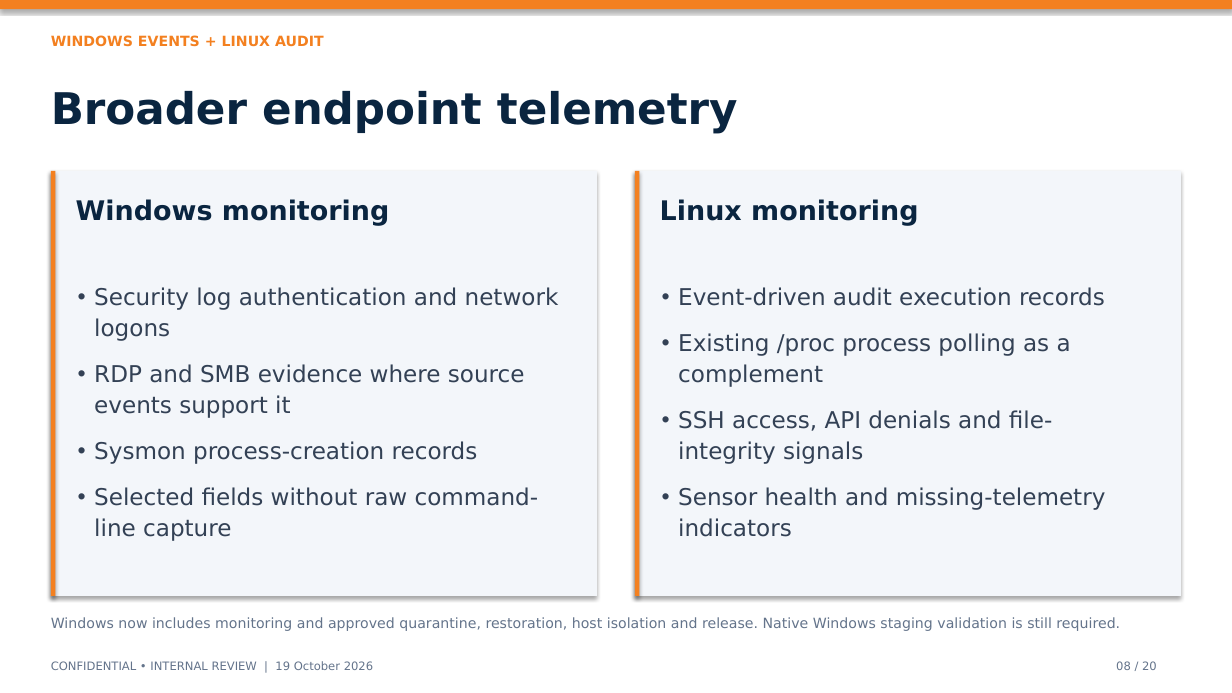
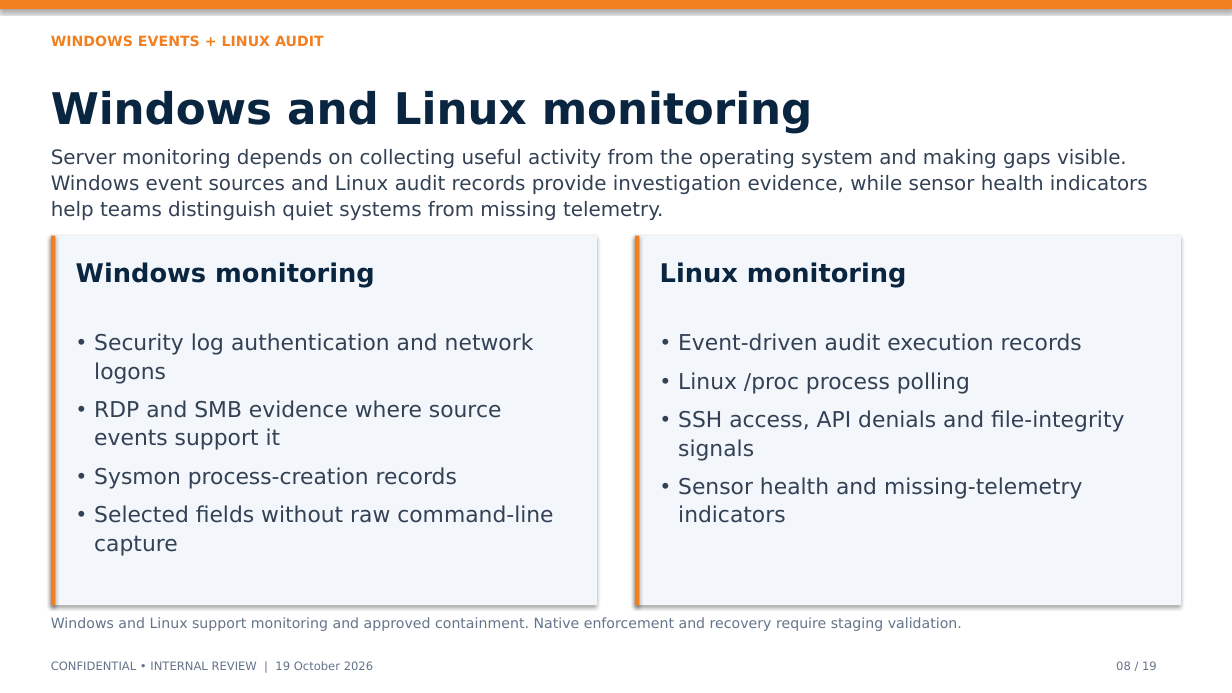
Before and after one commit to harshitrathi14/vulnsuite, a slide deck: slide 8 of VulnSuite_Executive_Deck.pptx. Drawn at 1232x693 pixels with LibreOffice and Linux fonts; fonts in the diff are those of the drawing. Boxes give left, top, right and bottom in pixels: in the first picture for what was removed or moved away, otherwise in the second. Text is boxed around its words. In the diff, an @@ line names an element or a change of style, - is before the commit and + after.

```diff
--- a/VulnSuite_Executive_Deck.pptx
+++ b/VulnSuite_Executive_Deck.pptx
@@ text at [51, 91, 813, 134]: text changed @@
-Broader endpoint telemetry
+Windows and Linux monitoring
@@ text added at [51, 149, 1148, 220], 15.5 pt, text #334155 @@
+Server monitoring depends on collecting useful activity from the operating system and making gaps visible. Windows event sources and Linux audit records provide investigation evidence, while sensor health indicators help teams distinguish quiet systems from missing telemetry.
@@ rectangle: place and size @@
-rectangle at [51, 171, 597, 596]
+rectangle at [51, 236, 597, 605]
@@ rectangle: place and size @@
-rectangle at [51, 171, 55, 596]
+rectangle at [51, 236, 55, 605]
@@ rectangle: place and size @@
-rectangle at [635, 171, 1181, 596]
+rectangle at [635, 236, 1181, 605]
@@ rectangle: place and size @@
-rectangle at [635, 171, 640, 596]
+rectangle at [635, 236, 640, 605]
@@ text "Windows monitoring": place and size @@
-text "Windows monitoring" at [76, 199, 389, 226]
+text "Windows monitoring" at [76, 262, 375, 288]
@@ text "Windows monitoring" at [76, 262, 375, 288]: size 21 to 20 pt @@
@@ text "Linux monitoring" at [660, 262, 907, 288]: size 21 to 20 pt @@
@@ text "Linux monitoring": place and size @@
-text "Linux monitoring" at [660, 199, 918, 226]
+text "Linux monitoring" at [660, 262, 907, 288]
@@ text "Security log authentication and network ...": place and size @@
-text "Security log authentication and network ..." at [94, 287, 559, 541]
+text "Security log authentication and network ..." at [94, 333, 553, 556]
@@ text "Security log authentication and network ..." at [94, 333, 553, 556]: size 18 to 17 pt; line spacing 24pt to 22pt; less space between paragraphs @@
@@ text "Event-driven audit execution records": place and size @@
-text "Event-driven audit execution records" at [678, 287, 1106, 537]
+text "Event-driven audit execution records" at [678, 333, 1124, 523]
@@ text at [678, 333, 1071, 387]: text changed; size 18 to 17 pt @@
-• Existing /proc process polling as a complement
+• Linux /proc process polling
@@ text at [678, 333, 1124, 523]: size 18 to 17 pt in "Event-driven audit execution records", "SSH access, API denials and file-integrity signals", "Sensor health and missing-telemetry indicators"; line spacing 24pt to 22pt; less space between paragraphs @@
@@ text at [51, 617, 962, 631]: text changed @@
-Windows now includes monitoring and approved quarantine, restoration, host isolation and release. Native Windows staging validation is still required.
+Windows and Linux support monitoring and approved containment. Native enforcement and recovery require staging validation.
@@ text at [1116, 661, 1157, 670]: text changed @@
-08 / 20
+08 / 19
```
Also in this commit, not shown: 16 other slides changed, 2 slides added, 3 slides removed, 14 other files.
